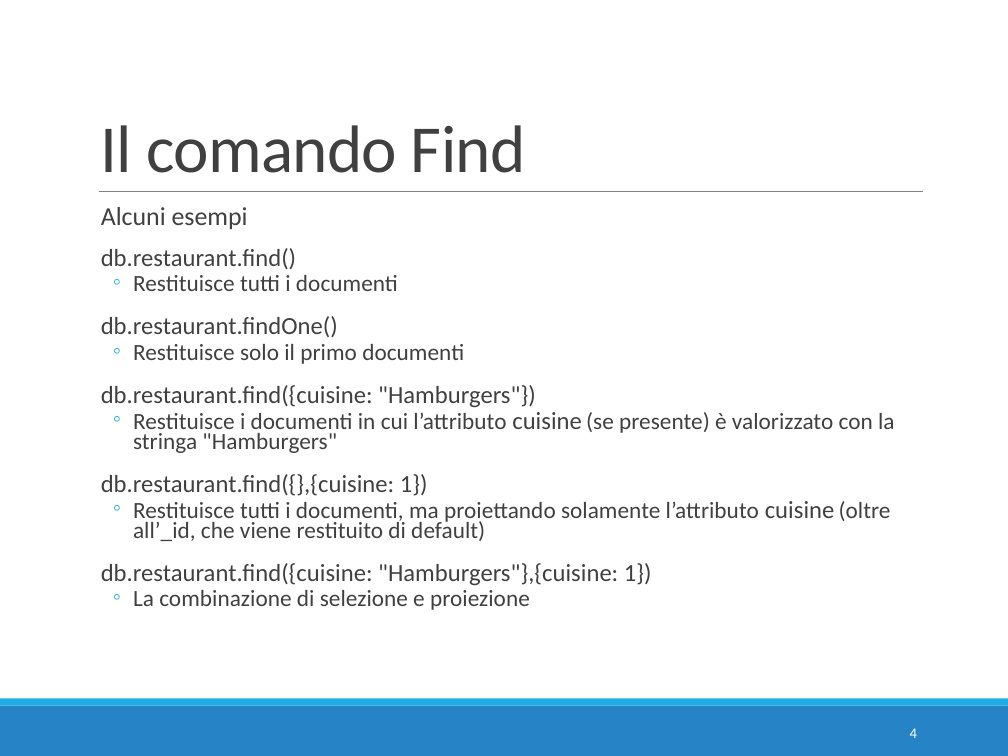
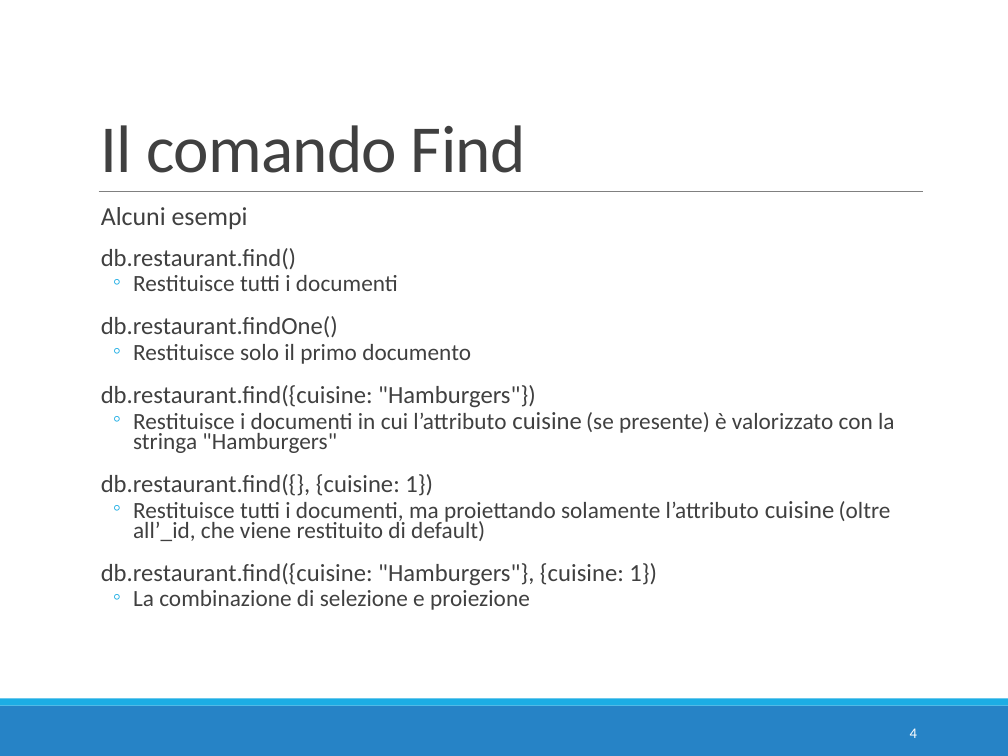
Before and after one commit to w4bo/teaching-nosql, a slide deck: slide 4 of slides/06 - E6 - MongoDB Find.pptx. Drawn at 1008x756 pixels with LibreOffice and Linux fonts; fonts in the diff are those of the drawing. Boxes give left, top, right and bottom in pixels: in the first picture for what was removed or moved away, otherwise in the second. Text is boxed around its words. In the diff, an @@ line names an element or a change of style, - is before the commit and + after.

```diff
--- a/slides/06 - E6 - MongoDB Find.pptx
+++ b/slides/06 - E6 - MongoDB Find.pptx
@@ text at (133, 344, 471, 364): text changed @@
-  ◦ Restituisce solo il primo documenti
+  ◦ Restituisce solo il primo documento
@@ text at (101, 474, 433, 496): spaces changed @@
-  db.restaurant.find({},{cuisine: 1})
+  db.restaurant.find({}, {cuisine: 1})
@@ text at (101, 563, 657, 586): spaces changed @@
-  db.restaurant.find({cuisine: "Hamburgers"},{cuisine: 1})
+  db.restaurant.find({cuisine: "Hamburgers"}, {cuisine: 1})
```
Also in this commit, not shown: 18 other slides changed, 1 slide added.
